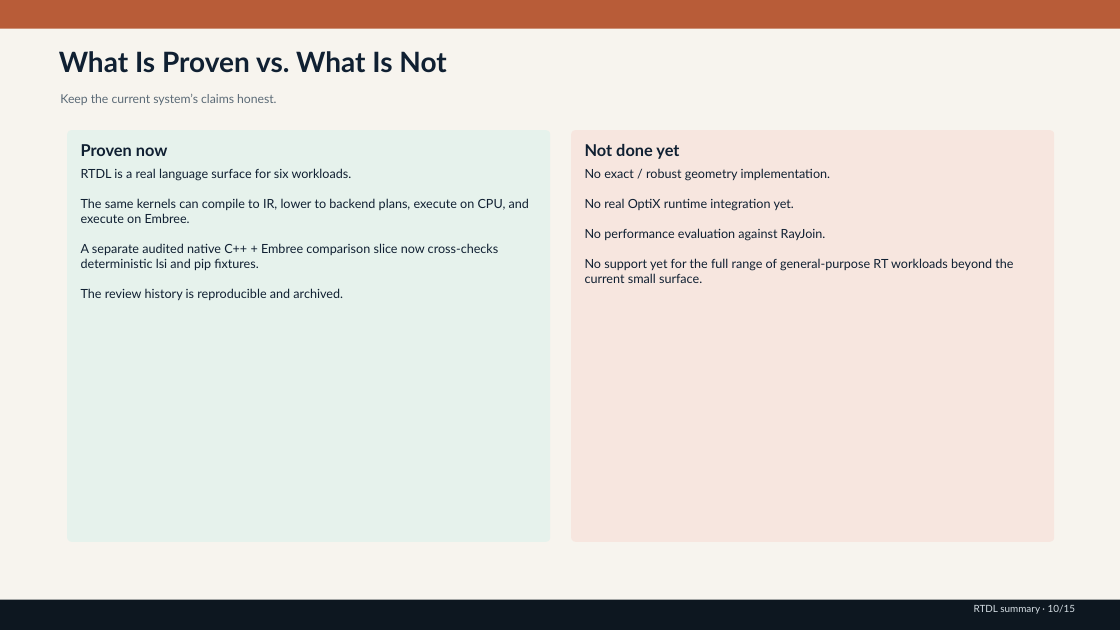
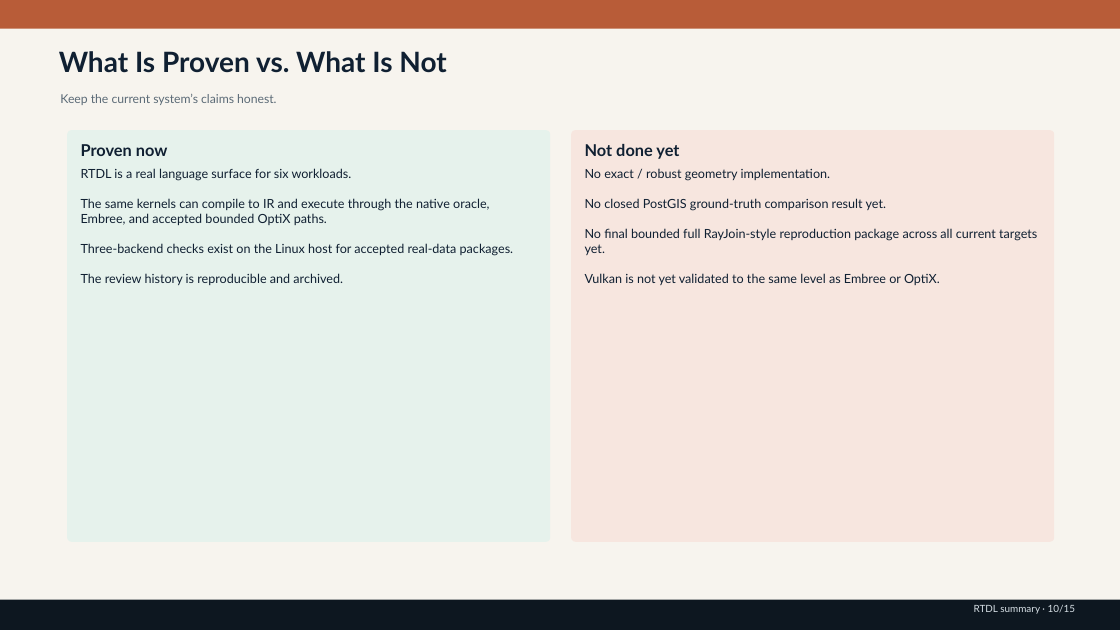
Before and after one commit to rubaolee/rtdl, a slide deck: slide 10 of rtdl_status_summary.pptx. Drawn at 1120x630 pixels with LibreOffice and Linux fonts; fonts in the diff are those of the drawing. Boxes give left, top, right and bottom in pixels: in the first picture for what was removed or moved away, otherwise in the second. Text is boxed around its words. In the diff, an @@ line names an element or a change of style, - is before the commit and + after.

Commit message:
Refresh live docs and checkpoint Goal 50 PostGIS work

```diff
--- a/rtdl_status_summary.pptx
+++ b/rtdl_status_summary.pptx
@@ text at (81, 198, 514, 256): text changed @@
-The same kernels can compile to IR, lower to backend plans, execute on CPU, and execute on Embree.
-A separate audited native C++ + Embree comparison slice now cross-checks deterministic lsi and pip fixtures.
+The same kernels can compile to IR and execute through the native oracle, Embree, and accepted bounded OptiX paths.
+Three-backend checks exist on the Linux host for accepted real-data packages.
@@ text at (585, 198, 1037, 285): text changed @@
-No real OptiX runtime integration yet.
-No performance evaluation against RayJoin.
-No support yet for the full range of general-purpose RT workloads beyond the current small surface.
+No closed PostGIS ground-truth comparison result yet.
+No final bounded full RayJoin-style reproduction package across all current targets yet.
+Vulkan is not yet validated to the same level as Embree or OptiX.
```
Also in this commit, not shown: 9 other slides changed, 12 other files.
